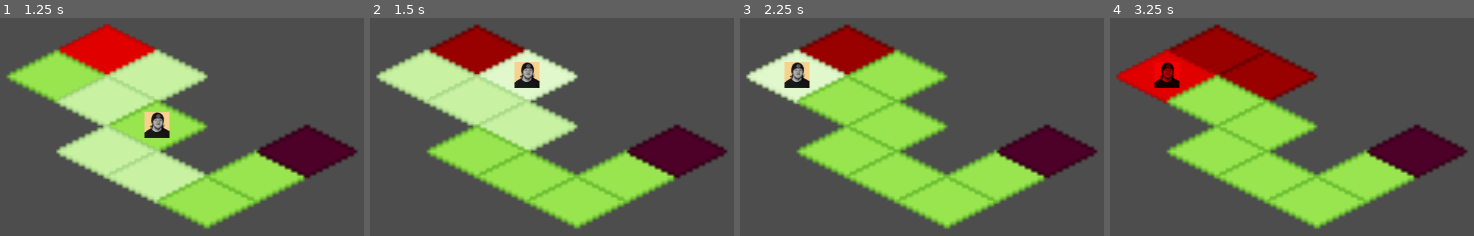
Above: before the commit, frames 1-4 (left to right).
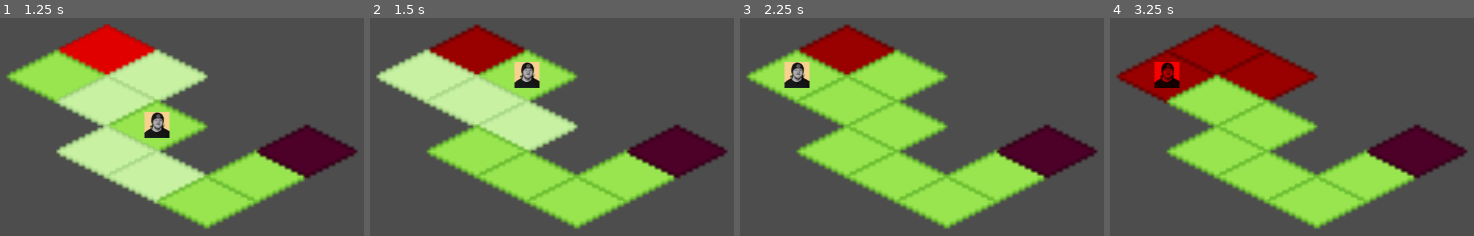
Above: after the commit, the same moments.

Repository: ckuras/GMTK-2023-Fire-Fighter
Game: Godot game, scene res://Scenes/main.tscn
Two runs of this game, one before a commit and one after it. Both use one fixed random seed, a clock stepped at 60 frames per second and the inputs below.
Inputs (mouse positions are in pixels of both pictures, inside the frame that each line leads up to):
- Up to frame 1 (1.25 s): tap Enter at 0.5 s; move the mouse to (105, 50) at 0.52 s; click (105, 50) at 0.67 s
- Up to frame 2 (1.5 s): tap Space at 1.25 s; move the mouse to (526, 74) at 1.27 s; click (526, 74) at 1.42 s
- Up to frame 3 (2.25 s): tap Enter at 2 s; move the mouse to (798, 74) at 2.02 s; click (798, 74) at 2.17 s
- Up to frame 4 (3.25 s): tap Space at 2.75 s; move the mouse to (1215, 100) at 2.77 s; click (1215, 100) at 2.92 s

Frame 1 is identical in both runs. In frame 2, 2.8% of the frame differs, in the area x 29-58%, y 14-39%; in frame 3, 2.9%, in the area x 1-30%, y 14-40%; in frame 4, 2.8%.

Commit message:
Cleaned up, fixed extra hober

Diff:
--- a/Scripts/EventBus.gd
+++ b/Scripts/EventBus.gd
@@ -1,4 +1,3 @@
 extends Node
 
-signal tiles_initialized
 signal turn_ended
--- a/Scripts/GameState.gd
+++ b/Scripts/GameState.gd
@@ -10,7 +10,6 @@
 }
 
 var active_turn = Turn.Player
-var are_tiles_initialized = false
 
 @onready var player_tile_id = 4 : set = _set_player_tile_id
 @onready var player_moves_remaining = 2 : set = _set_player_moves_remaining
--- a/Scripts/PlayerTurn.gd
+++ b/Scripts/PlayerTurn.gd
@@ -4,8 +4,6 @@
 	print("Player's turn")
 	game_state.active_turn = game_state.Turn.Player
 	reset_player_moves_remaining()
-	print("going to manually call draw_reachable_item(", game_state.player_tile_id, ")")
-	print(game_state)
 	board.draw_reachable_tiles(game_state.player_tile_id)
 
 	await EventBus.turn_ended
--- a/Scripts/Tiles.gd
+++ b/Scripts/Tiles.gd
@@ -1,12 +1,7 @@
 extends Node2D
 
 func _ready():
-	print("initializing tiles...")
 	var i = 0
 	for tile in get_children():
-		print("initializing tile ", i)
 		tile.tile_id = i
 		i += 1
-
-	print ("sending tiles_initialized signal")
-	EventBus.emit_signal("tiles_initialized")
--- a/Scripts/TurnQueue.gd
+++ b/Scripts/TurnQueue.gd
@@ -11,7 +11,6 @@
 	play_active_turn()
 
 func play_active_turn():
-	print("playing active turn")
 	await active_turn.play_turn()
 	var new_index: int = (active_turn.get_index() + 1) % get_child_count()
 	active_turn = get_child(new_index)
--- a/Scripts/tile.gd
+++ b/Scripts/tile.gd
@@ -55,10 +55,11 @@
 
 func _on_can_player_reach_change(_can_player_reach):
 	can_player_reach = _can_player_reach
-	if can_player_reach and game_state.active_turn == game_state.Turn.Player:
+	if can_player_reach:
 		$Reachable.show()
 	else:
 		$Reachable.hide()
+		$Hover.hide()
 
 # Called when the player just moved
 func _on_player_tile_id_set(player_tile_id):
